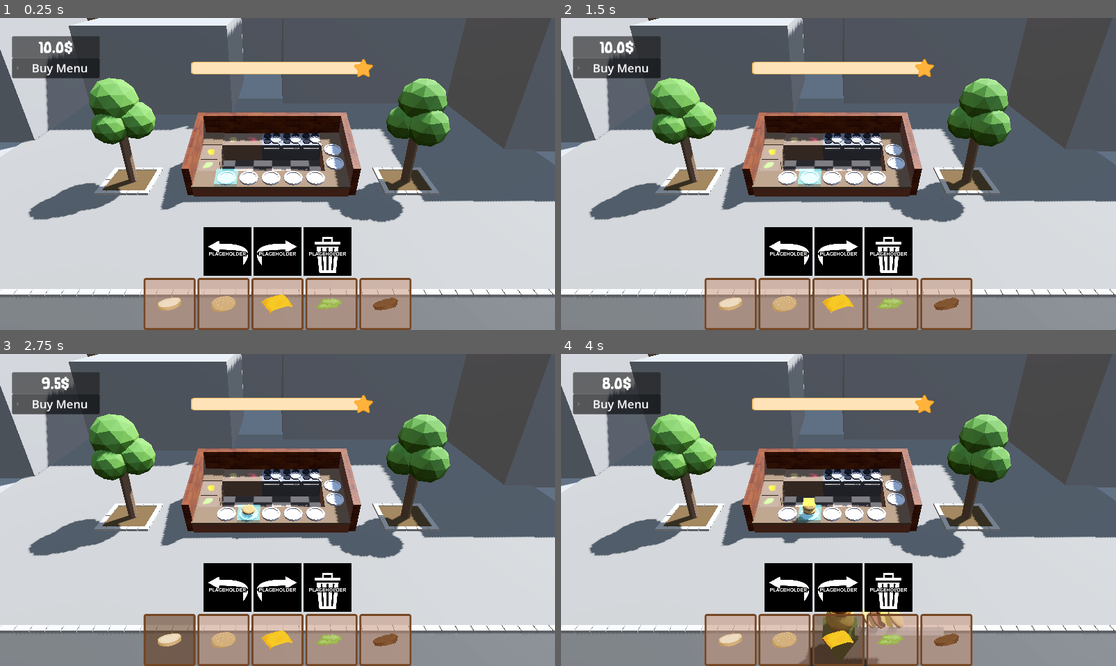
Above: before the commit, frames 1-4 (two rows, left to right).
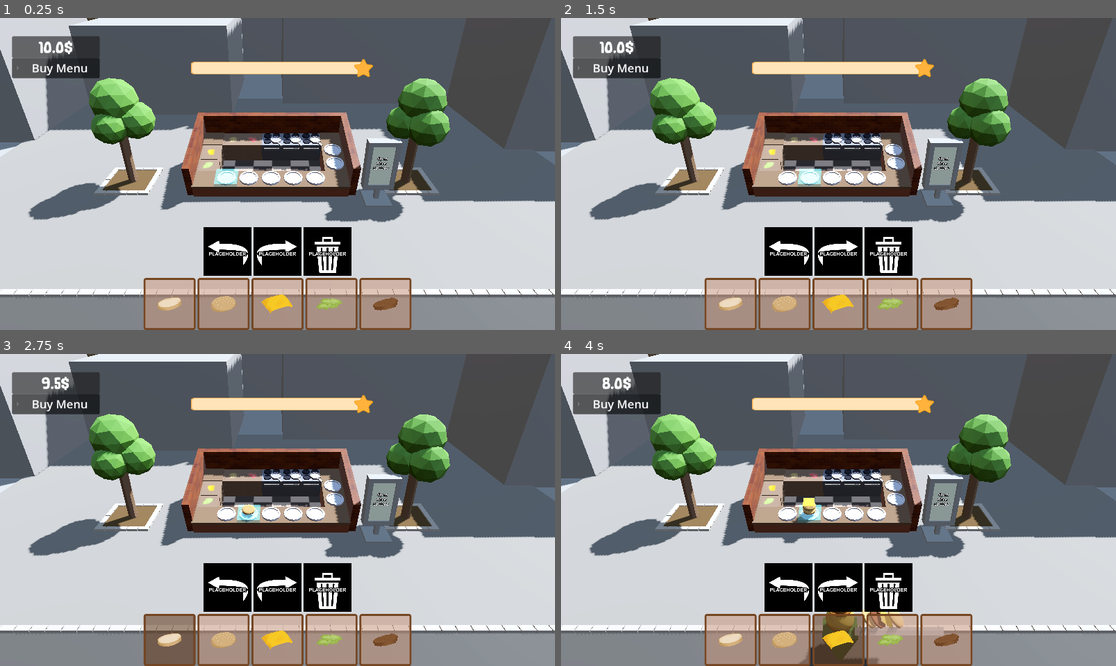
Above: after the commit, the same moments.

Repository: thewasmans/2026-game-jam-burger-truck
Game: Godot game, scene res://scenes/main.tscn
The game is run twice, just before and just after one commit, with the same random seed, the same clock (stepped at 60 frames per second) and the same inputs.
Inputs (mouse positions are in pixels of both pictures, inside the frame that each line leads up to):
- Up to frame 1 (0.25 s): no input
- Up to frame 2 (1.5 s): click (788, 252) at 0.5 s; click (838, 252) at 1.25 s
- Up to frame 3 (2.75 s): click (172, 641) at 2.02 s
- Up to frame 4 (4 s): click (783, 641) at 2.77 s; click (838, 641) at 3.52 s

The runs differ from the first frame. In frame 1, 1.3% of the frame differs, in the area x 58-73%, y 38-66%; in frame 2, 1.3%; in frame 3, 1.3%; in frame 4, 1.3%.

Commit message:
place timer board in main

Diff:
--- a/contents/prefabs/kitchen/timer_board.tscn
+++ b/contents/prefabs/kitchen/timer_board.tscn
@@ -11,6 +11,17 @@
 [sub_resource type="BoxMesh" id="BoxMesh_1x022"]
 material = SubResource("StandardMaterial3D_4srj0")
 
+[sub_resource type="StandardMaterial3D" id="StandardMaterial3D_gtecl"]
+albedo_color = Color(0.95058376, 0.9821561, 0.8927187, 1)
+emission = Color(0.44586533, 0.46736777, 0.19617346, 1)
+emission_energy_multiplier = 0.71
+
+[sub_resource type="StandardMaterial3D" id="StandardMaterial3D_rhhfm"]
+albedo_color = Color(0.6052743, 0.6052743, 0.6052743, 1)
+
+[sub_resource type="StandardMaterial3D" id="StandardMaterial3D_0v7h2"]
+albedo_color = Color(0.6039216, 0.6039216, 0.6039216, 1)
+
 [node name="TimerBoard" type="Node3D" unique_id=879052196 node_paths=PackedStringArray("timer_label")]
 script = ExtResource("1_4srj0")
 timer_label = NodePath("Label3D")
@@ -18,30 +29,37 @@
 [node name="MeshInstance3D" type="MeshInstance3D" parent="." unique_id=728976690]
 transform = Transform3D(1, 0, 0, 0, 2, 0, 0, 0, 0.3, 0, 1.8507714, 0)
 mesh = SubResource("BoxMesh_1x022")
+surface_material_override/0 = SubResource("StandardMaterial3D_gtecl")
 
 [node name="MeshInstance3D2" type="MeshInstance3D" parent="." unique_id=1467979251]
 transform = Transform3D(0.19687712, 0, 0, 0, 2, 0, 0, 0, 0.45487225, 0.5463072, 1.8507714, 0)
 mesh = SubResource("BoxMesh_1x022")
+surface_material_override/0 = SubResource("StandardMaterial3D_rhhfm")
 
 [node name="MeshInstance3D3" type="MeshInstance3D" parent="." unique_id=1777937877]
 transform = Transform3D(0.19687712, 0, 0, 0, 2, 0, 0, 0, 0.45487225, -0.58851695, 1.8507714, 0)
 mesh = SubResource("BoxMesh_1x022")
+surface_material_override/0 = SubResource("StandardMaterial3D_rhhfm")
 
 [node name="MeshInstance3D6" type="MeshInstance3D" parent="." unique_id=232842145]
 transform = Transform3D(0.19687712, 0, 0, 0, 0.6384454, 0, 0, 0, 0.23865108, -0.04667592, 0.45039645, 0)
 mesh = SubResource("BoxMesh_1x022")
+surface_material_override/0 = SubResource("StandardMaterial3D_0v7h2")
 
 [node name="MeshInstance3D7" type="MeshInstance3D" parent="." unique_id=2046652779]
 transform = Transform3D(1.1340609, 0, 0, 0, 0.18561228, 0, 0, 0, 1.2249252, -0.04667592, 0.028395861, 0)
 mesh = SubResource("BoxMesh_1x022")
+surface_material_override/0 = SubResource("StandardMaterial3D_0v7h2")
 
 [node name="MeshInstance3D4" type="MeshInstance3D" parent="." unique_id=523432731]
 transform = Transform3D(-8.605772e-09, 1.335867, 0, -0.19687712, -5.8392605e-08, 0, 0, 0, 0.45487225, -0.020408034, 2.8046737, 0)
 mesh = SubResource("BoxMesh_1x022")
+surface_material_override/0 = SubResource("StandardMaterial3D_rhhfm")
 
 [node name="MeshInstance3D5" type="MeshInstance3D" parent="." unique_id=566961030]
 transform = Transform3D(-8.605772e-09, 1.335867, 0, -0.19687712, -5.8392605e-08, 0, 0, 0, 0.45487225, -0.020408034, 0.79559714, 0)
 mesh = SubResource("BoxMesh_1x022")
+surface_material_override/0 = SubResource("StandardMaterial3D_rhhfm")
 
 [node name="Label3D" type="Label3D" parent="." unique_id=615302430]
 transform = Transform3D(-1, 0, 8.742278e-08, 0, 1, 0, -8.742278e-08, 0, -1, 0, 1.952822, -0.1800667)
--- a/scenes/main.tscn
+++ b/scenes/main.tscn
@@ -32,6 +32,7 @@
 [ext_resource type="Resource" uid="uid://c454qusiang0y" path="res://data/furnitures/furniture_04.tres" id="25_5q0nq"]
 [ext_resource type="PackedScene" uid="uid://ctj3ppi44odtp" path="res://contents/prefabs/anchor/anchor.tscn" id="28_tel4y"]
 [ext_resource type="PackedScene" uid="uid://bctaal8fr8t6o" path="res://contents/prefabs/Environment.tscn" id="31_tel4y"]
+[ext_resource type="PackedScene" uid="uid://18yckut1bvmj" path="res://contents/prefabs/kitchen/timer_board.tscn" id="33_5q0nq"]
 
 [sub_resource type="Resource" id="Resource_2wyq8"]
 script = ExtResource("19_og1vs")
@@ -181,6 +182,9 @@
 [node name="GameUI" parent="." unique_id=149232493 instance=ExtResource("3_jyhfs")]
 mouse_filter = 2
 
+[node name="TimerBoard" parent="." unique_id=879052196 instance=ExtResource("33_5q0nq")]
+transform = Transform3D(1, 0, 0, 0, 1, 0, 0, 0, 1, -4.352456, 0.15928459, 4.2732744)
+
 [connection signal="child_entered_tree" from="Level" to="." method="on_child_entered_tree"]
 [connection signal="child_entered_tree" from="GameUI" to="GameUI" method="_on_child_entered_tree"]
 
Not shown: 1 places in scenes/main.tscn that only renumber resources
